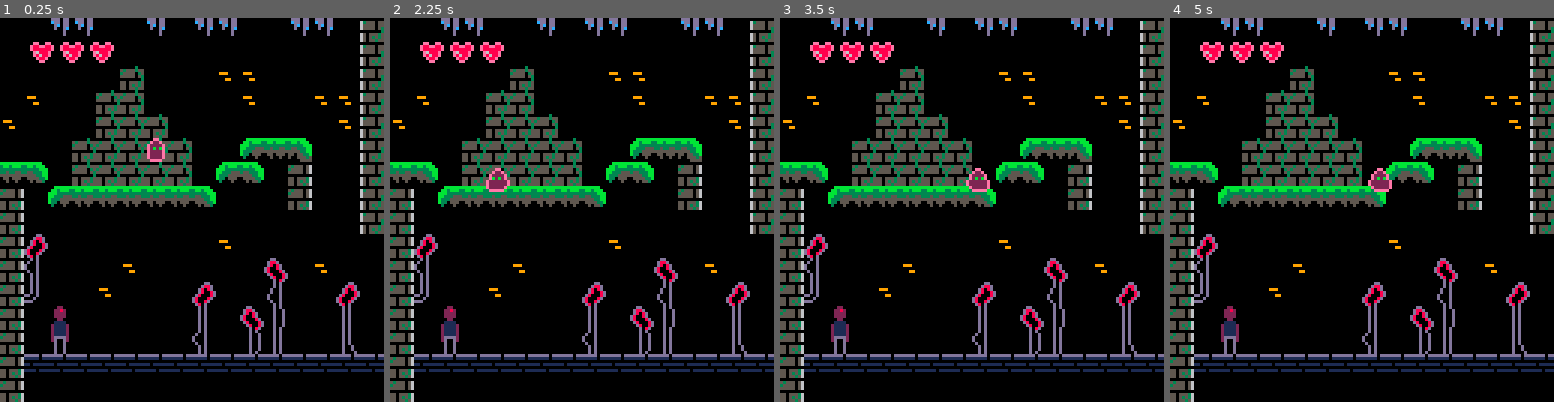
Above: before the commit, frames 1-4 (left to right).
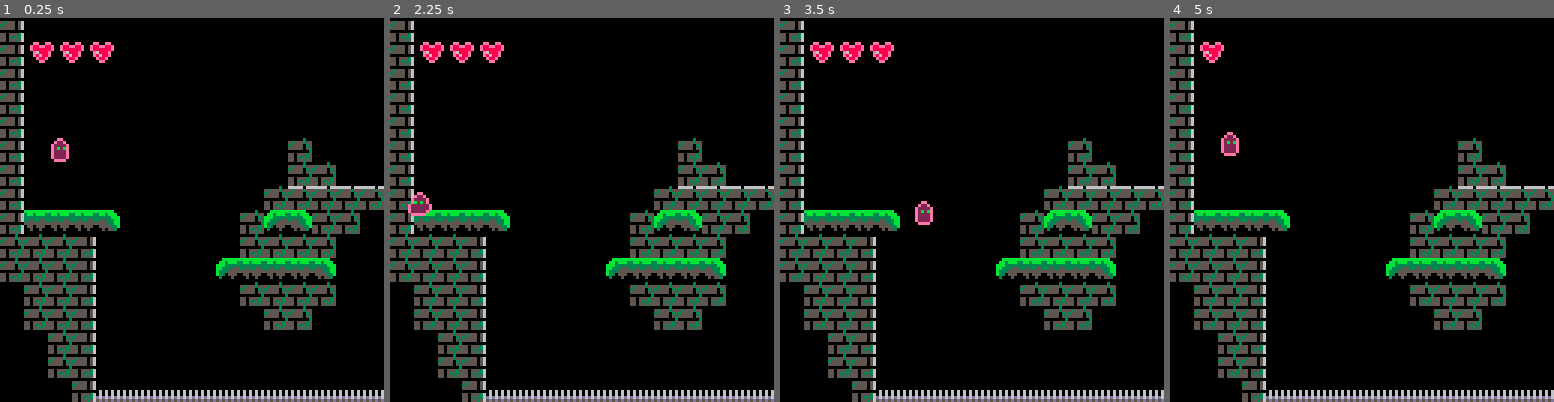
Above: after the commit, the same moments.

Repository: ironcutter24/castlecave
Game: PICO-8 cartridge castle-cave.p8
The game is run twice, just before and just after one commit, with the same random seed, the same clock (stepped at 60 frames per second) and the same inputs.
Inputs:
- Up to frame 1 (0.25 s): no input
- Up to frame 2 (2.25 s): hold Left from 1.97 s (still down)
- Up to frame 3 (3.5 s): release Left at 2.37 s; hold Right from 2.87 s (still down)
- Up to frame 4 (5 s): release Right at 3.53 s; hold Up 3.58-4.08 s; hold Right 4.13-4.53 s

The runs differ from the first frame. In frame 1, 33% of the frame differs, in the area x 0-100%, y 0-100%; in frame 2, 33%; in frame 3, 33%; in frame 4, 34%.

Commit message:
Map upd, build

Diff:
--- a/castle-cave.p8
+++ b/castle-cave.p8
@@ -16,7 +16,7 @@
 function _init()
 	player_i = new_obj(
 		t_player,
-		48 + 128*2, 16
+		16, 16
 	)
 	player_i.tile.ly=1
 
@@ -599,32 +599,162 @@
 
 
 
+…(130 lines of a section not shown)…
 __gff__
 0000000804080800000000000008080800014008000800000000000000000808000000000000000000000000000008080000000000000000000000000000080800000000000000000000000000000000000000000000000000000000000000000000000000000000000000000000000000000000000000000000000000000000
 0000000000000000000000000000000000000000000000000000000000000000000000000000000000000000000000000000000000000000000000000000000000000000000000000000000000000000000000000000000000000000000000000000000000000000000000000000000000000000000000000000000000000000
 __map__
-0000000000000000000000000000000000000014141414140000000000000000000002020000020002020000020200131500020200000200000202000000021315000000000000000000000000000000000000000000000000000000000000130000000000000000000000000000000000000000000000000000000000000000
-0000000000000000000000000000000000001414141414141400000000000000000000000000000000000000000000131500000000000000090000000100001315000000000000000000000000000000000000000000000000000000000000130000000000000000000000000000000000000000000000000000000000000000
-0000000000000000000000000000000000000014141414000000000000000000000000000014000000010100000000131500000000000000190000000000001315000000000000000000000000000000000000000000000000000000000000130000000000000000000000000000000000000000000000000000000000000000
-0000000000000000000000000000000000141414141414000000000000000000000100001414000000000100000101131500010100000000290000000012001315000000000000000000000000000000000000000000000000000000000000130000000000000000000000000000000000000000000000000000000000000000
-00000000000000000000000000000000000014000014141400000000000000000100000014141400000000000000011315000000000a00000b0304040404041315000000000000000000000000000000000000000000000000000000000000130000000000000000000000000000000000000000000000000000000000000000
-0000000000000000000000000000000000141404041400000000000000000000000000141414141400000d0e1f00001315000000001a0000000000000000001315000000000000000000000000000000000000000000000000000000000000130000000000000000000000000000000000000000000000000000000000000000
-0000000000000000000000000000000000000404140000000000000000001e0e0e0f001414141414000d0f001500001315000003050c0000000000010000001315000000000000000000000000000000000000000000000000000000000000130000000000000000000000000000000000000000000000000000000000000000
-0000000000000000000000000014040400000000000000000000000000002e1315000d0e0e0e0e0e0f000000150000131500000000000000000000000100001315000000000000000000000000000000000000000000000000000000000000130000000000000000000000000000000000000000000000000000000000000000
-000000000000000000000000140d0f14000000000000000d0e0e0f0000002e13150000000000000000000000000000131500000000000000000000000000001315000000000000000000000000000000000000000000000000000004040404130000000000000000000000000000000000000000000000000000000000000000
-0000000000000000000000001414141400000000000000001315000000003e13150a00000000000000010000000000000000000900000003040500000a00000000000000000000000000000000000000000000000000000000000000000000130000000000000000000000000000000000000000000000000000000000000000
-00000000000000000000000d0e0e0e0f00000000000000001315000000000013152a00000001000000000009000100000000001900000000000000002a00000000000000000000000000000000000000000000000000000000000000040404130000000000000000000000000000000000000000000000000000000000000000
-0000000000000000000000000000000000000000000000001315000000000013150c0000010000000a00002900000a000000003900000000000000003a00000000000000000000000000000000000000000003040500000000000000000000130000000000000000000000000000000000000000000000000000000000000000
-000000000000000000000000000000000000000000000000131511111111111315002000000000001a00093900001a00000a002900000000000000030404040404040500000000000000000000000000000013141500000000000000000404130000000000000000000000000000000000000000000000000000000000000000
-00000000000000000000000000000000000000000000000013150e0e0e0e0e1315003000000000002a00391900003a00001a001900000000000003141414141414141405000000000000000304050000000013141500000000000000000000130000000000000000000000000000000000000000000000000000000000000000
-0000000000000000000000000000000000000000000000001315000000000013150606060606060606060606060606060606060606060606060606060606061314141415060606060606061314150000000013141506060606060606060606130000000000000000000000000000000000000000000000000000000000000000
-0000000000000000000000000000000000000000000000001315000000000013150000000000000000000000000000000000000000000000000000000000001314141415000000000000001314151111111113141500000000000000000000130000000000000000000000000000000000000000000000000000000000000000
-…(9 lines of a section not shown)…
+1500000000000000000000000000000000000014141414140000000000000000000002020000020002020000020200131500020200000200000202000000021315000000000000000000000000000000000000000000000000000000000000130000000000000000000000000000000000000000000000000000000000000000
+1500000000000000000000000000000000001414141414141400000000000000000000000000000000000000000000131500000000000000090000000100001315000000000000000000000000000000000000000000000000000000000000130000000000000000000000000000000000000000000000000000000000000000
+1500000000000000000000000000000000000014141414000000000000000000000000000014000000010100000000131500000000000000190000000000001315000000000000000000000000000000000000000000000000000000000000130000000000000000000000000000000000000000000000000000000000000000
+1500000000000000000000000000000000141414141414000000000000000000000100001414000000000100000101131500010100000000290000000012001315000000000000000000000000000000000000000000000000000000000000130000000000000000000000000000000000000000000000000000000000000000
+15000000000000000000000000000000000014000014141400000000000000000100000014141400000000000000011315000000000a00000b0304040404041315000000000000000000000000000000000000000000000000000000000000130000000000000000000000000000000000000000000000000000000000000000
+1500000000000000000000001400000000141404041400000000000000000000000000141414141400000d0e1f00001315000000001a0000000000000000001315000000000000000000000000000000000000000000000000000000000000130000000000000000000000000000000000000000000000000000000000000000
+1500000000000000000000001414000000001414140000000000000000001e0e0e0f001414141414000d0f001500001315000003050c0000000000010000001315000000000000000000000000000000000000000000000000000000000000130000000000000000000000000000000000000000000000000000000000000000
+15000000000000000000001404040404040404000000000d0e0e0f0000002e1315000d0e0e0e0e0e0f000000150000131500000000000000000000000100001315000000000000000000000000000000000000000000000000000000000000130000000000000000000000000000000000000000000000000000000000000000
+150e0e0e0f0000000000140d0f14140000000000000000001315000000002e13150000000000000000000000000000131500000000000000000000000000001315000000000000000000000000000000000000000000000000000004040404130000000000000000000000000000000000000000000000000000000000000000
+1414141500000000000014141414000000000000000000001315000000003e13150a00000000000000010000000000000000000900000003040500000a00000000000000000000000000000000000000000000000000000000000000000000130000000000000000000000000000000000000000000000000000000000000000
+1414141500000000000d0e0e0e0f000000000000000000001315000000000013152a00000001000000000009000100000000001900000000000000002a00000000000000000000000000000000000000000000000000000000000000040404130000000000000000000000000000000000000000000000000000000000000000
+0014141500000000000014141414000000000000000000001315000000000013150c0000010000000a00002900000a000000003900000000000000003a00000000000000000000000000000000000000000003040500000000000000000000130000000000000000000000000000000000000000000000000000000000000000
+001414150000000000000014140000000000000000000000131511111111111315002000000000001a00093900001a00000a002900000000000000030404040404040500000000000000000000000000000013141500000000000000000404130000000000000000000000000000000000000000000000000000000000000000
+00001415000000000000000000000000000000000000000013150e0e0e0e0e1315003000000000002a00391900003a00001a001900000000000003141414141414141405000000000000000304050000000013141500000000000000000000130000000000000000000000000000000000000000000000000000000000000000
+0000141500000000000000000000000000000000000000001315000000000013150606060606060606060606060606060606060606060606060606060606061314141415060606060606061314150000000013141506060606060606060606130000000000000000000000000000000000000000000000000000000000000000
+0000001511111111111111111111111111111111111111111315000000000013150000000000000000000000000000000000000000000000000000000000001314141415000000000000001314151111111113141500000000000000000000130000000000000000000000000000000000000000000000000000000000000000
+…(9 lines of a section not shown)…
Not shown, changed: 130 lines of the sprite sheet (__gfx__) section of castle-cave.p8
Not shown, changed: the thumbnail (__label__) section of castle-cave.p8
